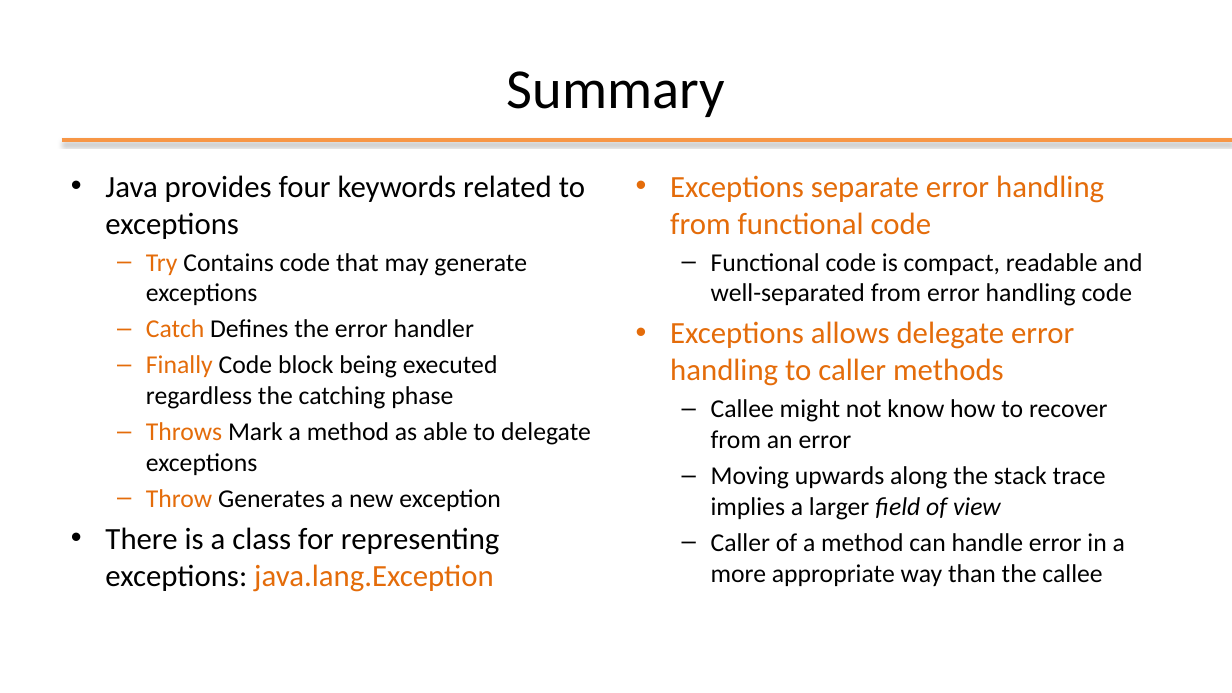
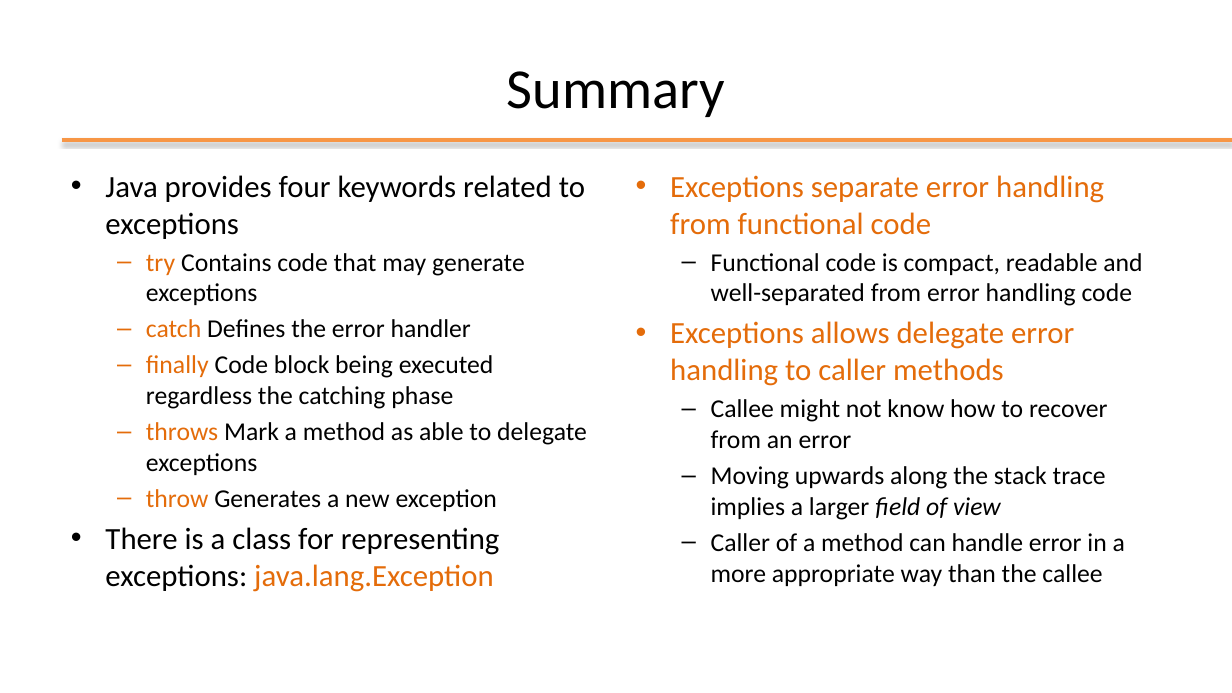
Before and after one commit to plctechnician/ooprogramming, a slide deck: slide 27 of java/slides/ppt/07 - Java Exceptions.pptx. Drawn at 1232x693 pixels with LibreOffice and Linux fonts; fonts in the diff are those of the drawing; background and template pictures are left out. Boxes give left, top, right and bottom in pixels: in the first picture for what was removed or moved away, otherwise in the second. Text is boxed around its words. In the diff, an @@ line names an element or a change of style, - is before the commit and + after.

Commit message:
update

```diff
--- a/java/slides/ppt/07 - Java Exceptions.pptx
+++ b/java/slides/ppt/07 - Java Exceptions.pptx
@@ text at bbox=[146, 253, 587, 511]: text changed @@
-  – Try Contains code that may generate exceptions
-  – Catch Defines the error handler
-  – Finally Code block being executed regardless the catching phase
-  – Throws Mark a method as able to delegate exceptions
-  – Throw Generates a new exception
+  – try Contains code that may generate exceptions
+  – catch Defines the error handler
+  – finally Code block being executed regardless the catching phase
+  – throws Mark a method as able to delegate exceptions
+  – throw Generates a new exception
```
